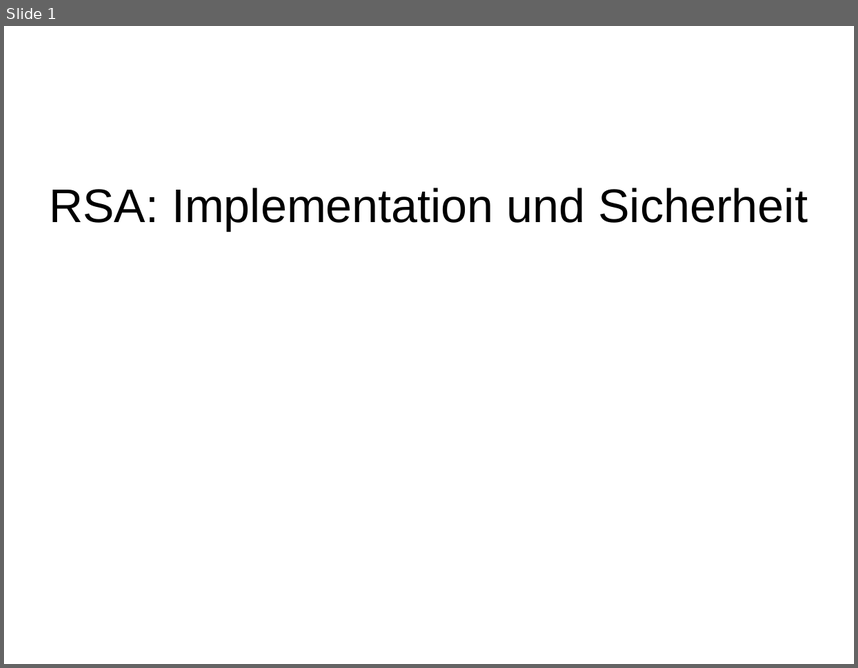
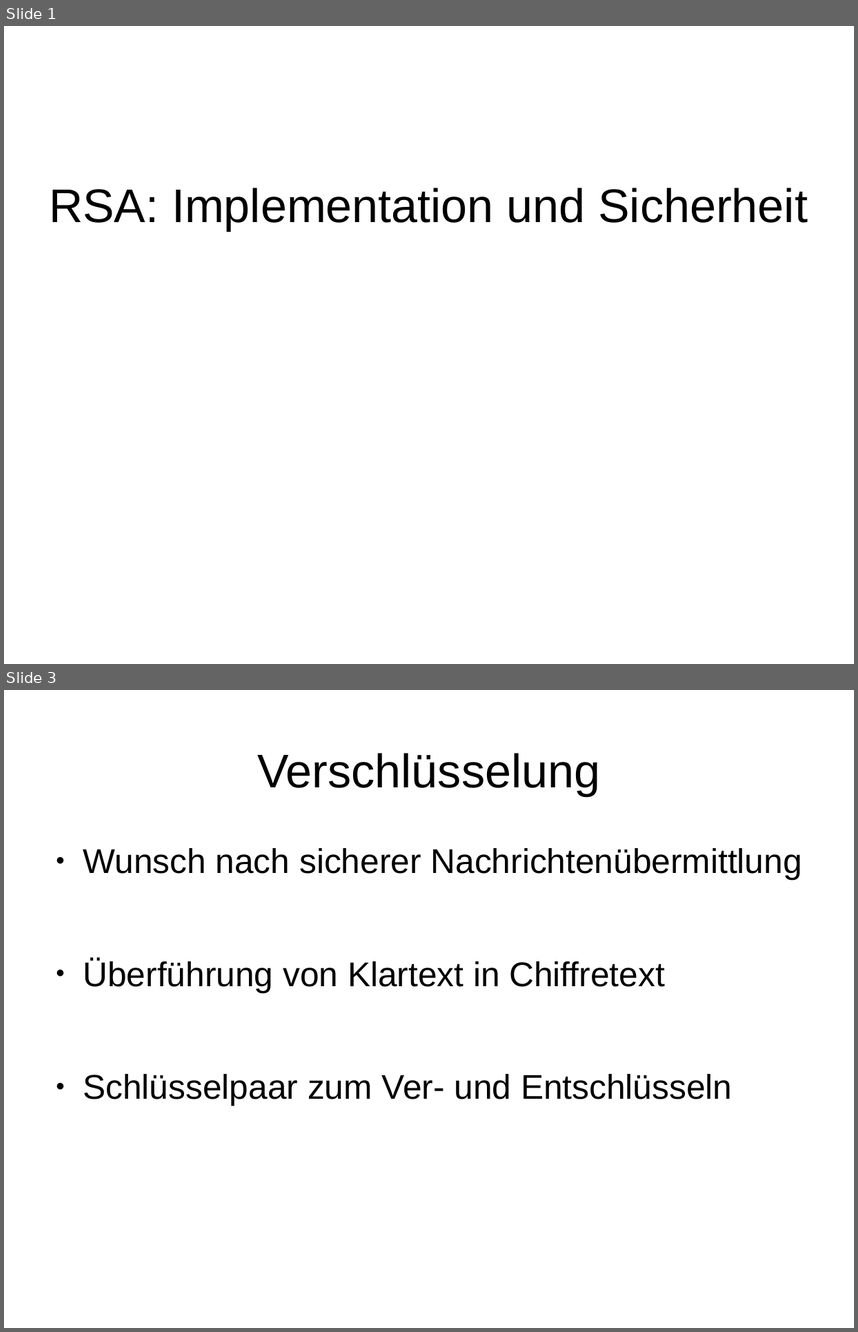
Before and after one commit to stadler-tom/schreibzeug, a slide deck: Presentation/Hauptseminar_RSA.odp. Shown one above the other, each under a label of ours: slide 1 before the commit, slides 1 and 3 after it; the slides between them are not shown. The pictures are 858x668 and 858x1332 pixels, drawn with LibreOffice and Linux fonts; fonts in the diff are those of the drawing. Boxes give left, top, right and bottom in pixels: in the first picture for what was removed or moved away, otherwise in the second. Text is boxed around its words. In the diff, an @@ line names an element or a change of style, - is before the commit and + after.

```diff
--- a/Presentation/Hauptseminar_RSA.odp
+++ b/Presentation/Hauptseminar_RSA.odp
@@ slide 3 added at <box>4,690,854,1328</box>, background #FFFFFF @@
@@ title added at <box>257,753,600,796</box>, 44 pt, text #000000 @@
+Verschlüsselung
@@ text added at <box>83,848,802,1105</box>, 32 pt, text #000000 @@
+● Wunsch nach sicherer Nachrichtenübermittlung
+● Überführung von Klartext in Chiffretext
+● Schlüsselpaar zum Ver- und Entschlüsseln
```
Also in this commit, not shown: 4 other slides added, 1 slide removed, 1 other file.
